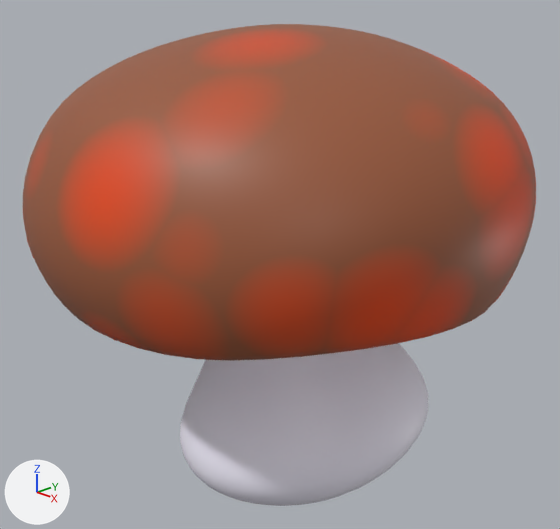
A saved change to the Blender file duendesproj/Assets/Modelagens/ItensMinijogos/Cogumelo.blend.
Camera for both pictures: a 50 mm camera at (3.3, -3.05, 2.93) aimed at (0.03, 0.04, 1.34). Every picture has the same lights, and +X, +Y and +Z are marked at lower left.
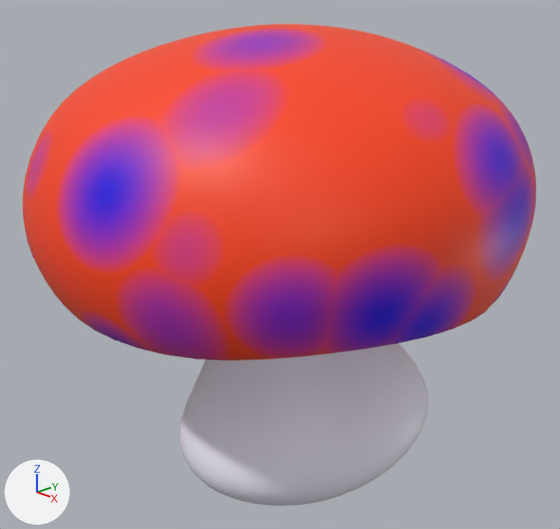
Commit message: cogumelos reimport

What changed in the scene script:
```text
Change mat_material_005:
    where n5 = _N.new('ShaderNodeValToRGB'); n5.name = 'ColorRamp'
    remove n5.color_ramp.elements[0].position = 0.0; n5.color_ramp.elements[0].color = (0.784, 0.065, 0.00425, 1.0)
    remove _e = n5.color_ramp.elements.new(0.324); _e.color = (0.319, 0.0969, 0.0399, 1.0)
    add n5.color_ramp.elements[0].position = 0.0; n5.color_ramp.elements[0].color = (0.0108, 0.0, 0.784, 1.0)
    add _e = n5.color_ramp.elements.new(0.324); _e.color = (1.0, 0.0568, 0.00563, 1.0)
```

Location of each change, (x1, y1, x2, y2) in pixels of the pictures (560 x 529 px):
'Sphere', recoloured
    both: (23, 24, 536, 363)
